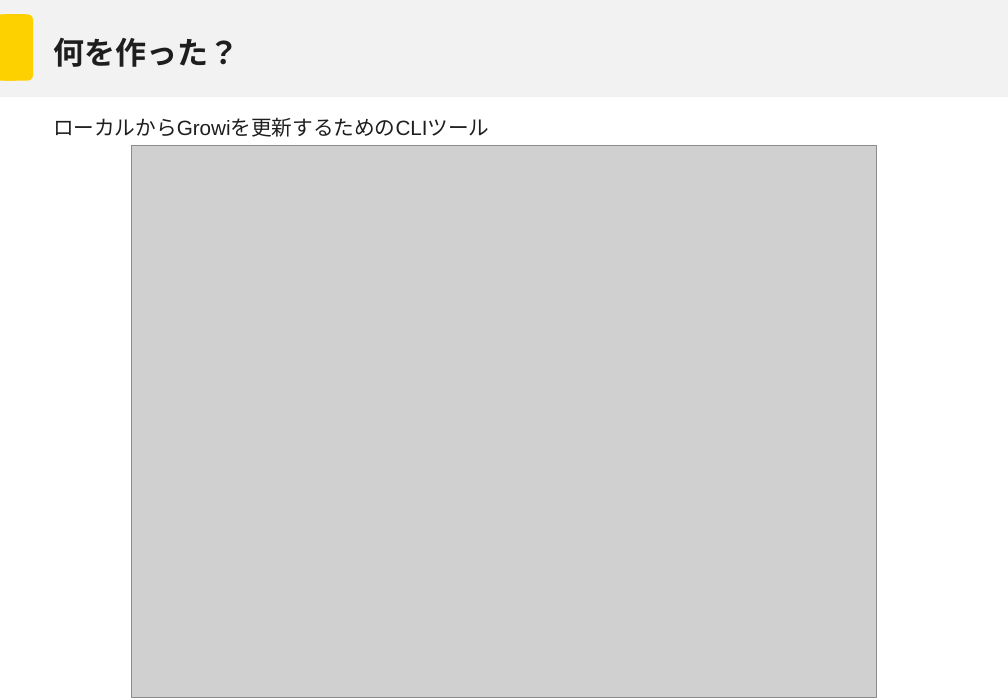
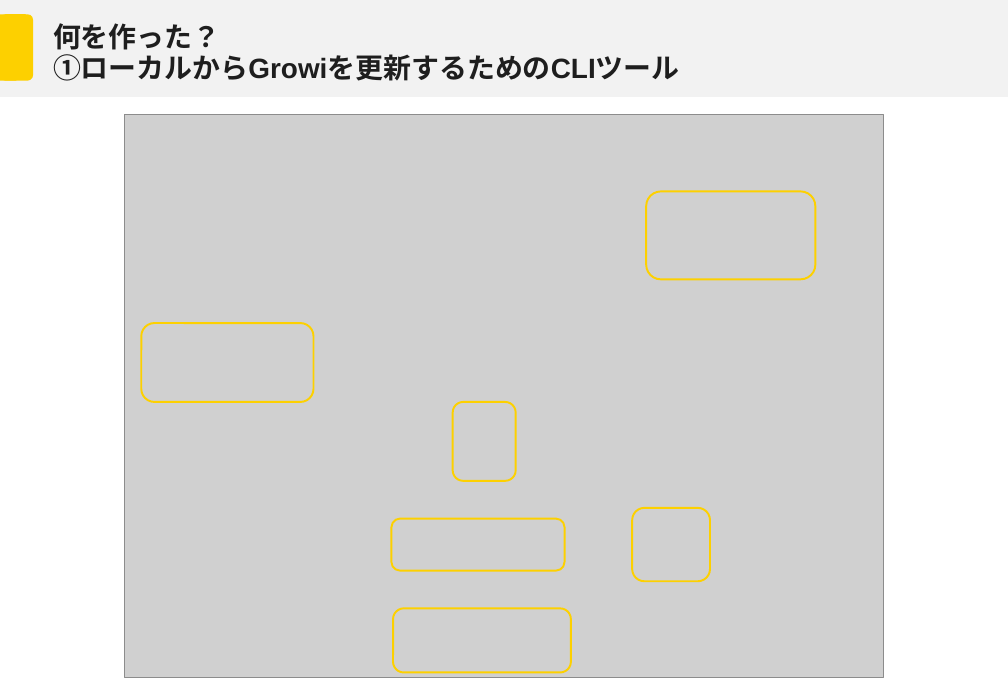
Before and after one commit to Mori-Taiki/Presentation, a slide deck: slide 6 of TechMeeting202604/techmeeting20260406.pptx (slide 5 before the commit). Drawn at 1008x698 pixels with LibreOffice and Linux fonts; fonts in the diff are those of the drawing; grey boxes stand for pictures; background and template pictures are left out. Boxes give left, top, right and bottom in pixels: in the first picture for what was removed or moved away, otherwise in the second. Text is boxed around its words. In the diff, an @@ line names an element or a change of style, - is before the commit and + after.

```diff
--- a/TechMeeting202604/techmeeting20260406.pptx
+++ b/TechMeeting202604/techmeeting20260406.pptx
@@ title at (53, 23, 679, 81): text changed; size 24 to 21.6 pt @@
-何を作った？
+何を作った？
+①ローカルからGrowiを更新するためのCLIツール
@@ text removed at (53, 117, 490, 137) @@
-ローカルからGrowiを更新するためのCLIツール
@@ picture: place and size @@
-picture at (131, 145, 877, 698)
+picture at (125, 114, 884, 678)
@@ rounded rectangle added at (647, 192, 816, 279), outline #FDD000 1.5 pt @@
@@ rounded rectangle added at (141, 323, 314, 402), outline #FDD000 1.5 pt @@
@@ rounded rectangle added at (453, 402, 517, 481), outline #FDD000 1.5 pt @@
@@ rounded rectangle added at (632, 508, 710, 582), outline #FDD000 1.5 pt @@
@@ rounded rectangle added at (392, 518, 565, 571), outline #FDD000 1.5 pt @@
@@ rounded rectangle added at (393, 609, 571, 673), outline #FDD000 1.5 pt @@
```
Also in this commit, not shown: 12 other slides changed, 1 slide removed.
